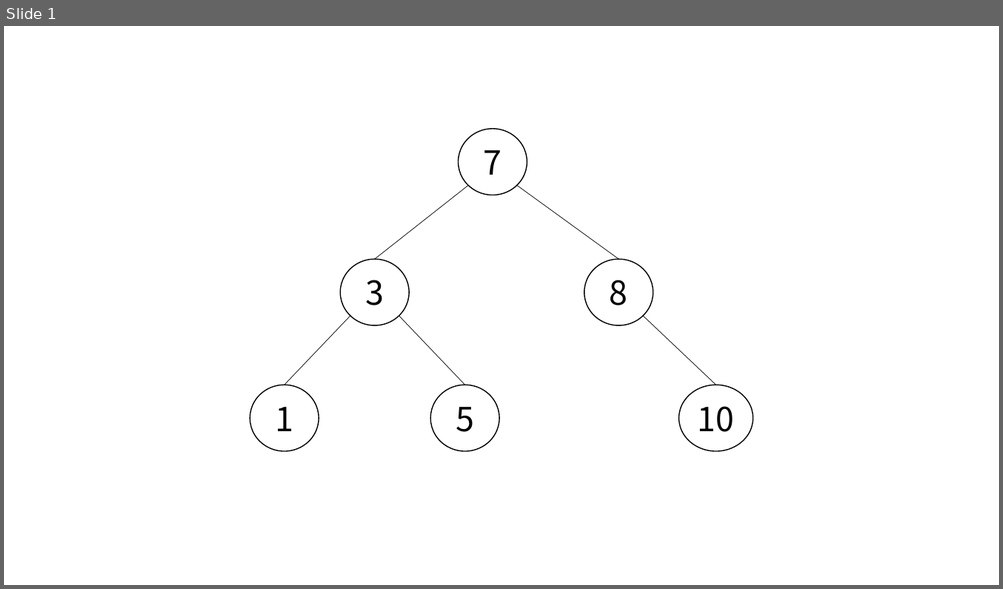
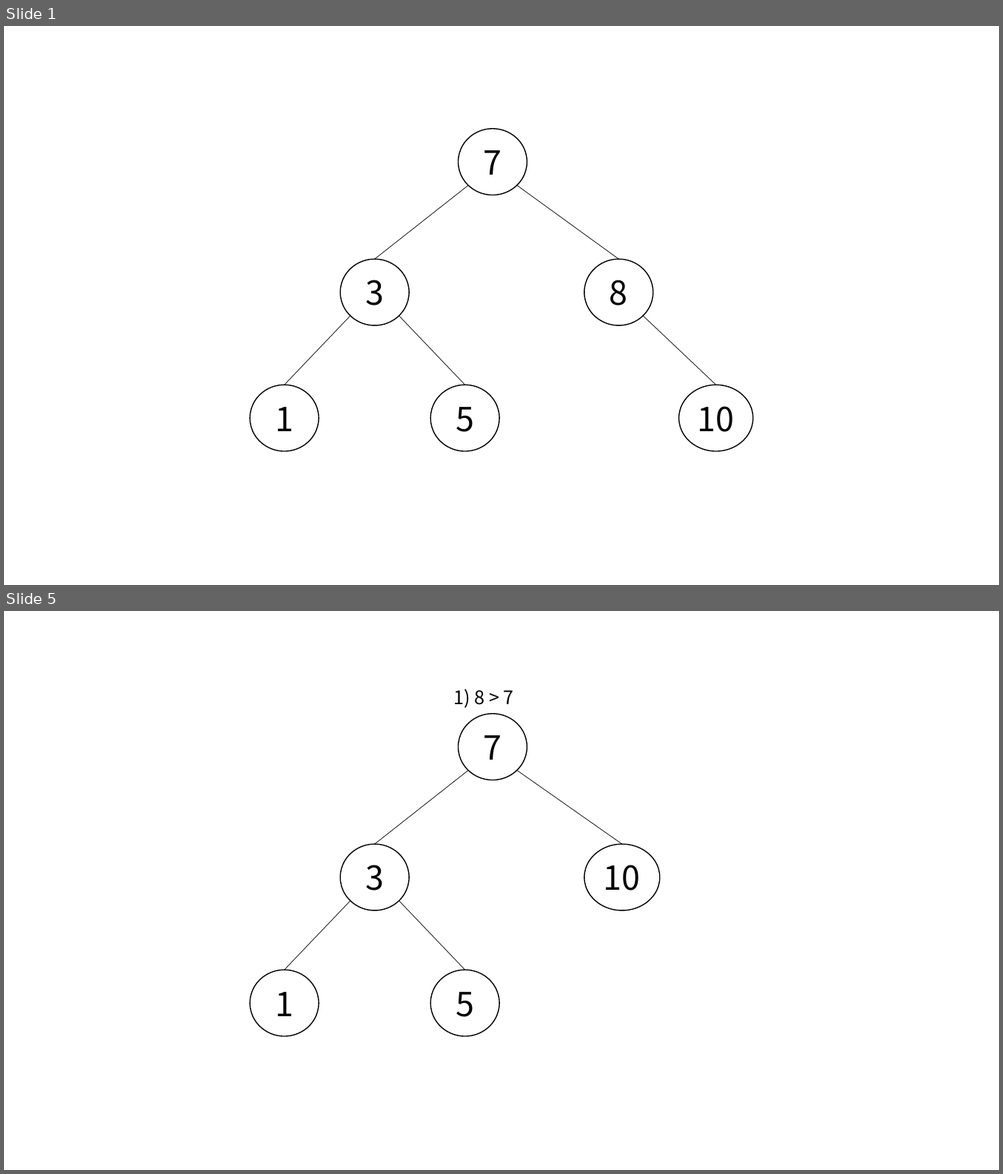
Before and after one commit to glitter1221/algorithm, a slide deck: binarySearchTree/binarySearchTree.pptx. Shown one above the other, each under a label of ours: slide 1 before the commit, slides 1 and 5 after it; the slides between them are not shown. The pictures are 1003x589 and 1003x1174 pixels, drawn with LibreOffice and Linux fonts; fonts in the diff are those of the drawing. Boxes give left, top, right and bottom in pixels: in the first picture for what was removed or moved away, otherwise in the second. Text is boxed around its words. In the diff, an @@ line names an element or a change of style, - is before the commit and + after.

```diff
--- a/binarySearchTree/binarySearchTree.pptx
+++ b/binarySearchTree/binarySearchTree.pptx
@@ slide 5 added at (x1=4, y1=611, x2=999, y2=1170), background #FFFFFF @@
@@ text added at (x1=453, y1=689, x2=514, y2=708), 18 pt, text #000000 @@
+1) 8 > 7
@@ ellipse added at (x1=458, y1=714, x2=527, y2=780), outline #000000 1 pt, 32 pt, text #000000 @@
+7
@@ line added from (468, 771) to (375, 845), #000000 0.5 pt @@
@@ line added from (517, 771) to (622, 845), #000000 0.5 pt @@
@@ ellipse added at (x1=341, y1=845, x2=409, y2=911), outline #000000 1 pt, 32 pt, text #000000 @@
+3
@@ ellipse added at (x1=584, y1=845, x2=660, y2=911), outline #000000 1 pt, 32 pt, text #000000 @@
+10
@@ line added from (350, 901) to (284, 970), #000000 0.5 pt @@
@@ line added from (398, 901) to (465, 970), #000000 0.5 pt @@
@@ ellipse added at (x1=250, y1=970, x2=318, y2=1037), outline #000000 1 pt, 32 pt, text #000000 @@
+1
@@ ellipse added at (x1=431, y1=970, x2=499, y2=1037), outline #000000 1 pt, 32 pt, text #000000 @@
+5
```
Also in this commit, not shown: 1 slide changed, 5 other slides added, 8 other files.
